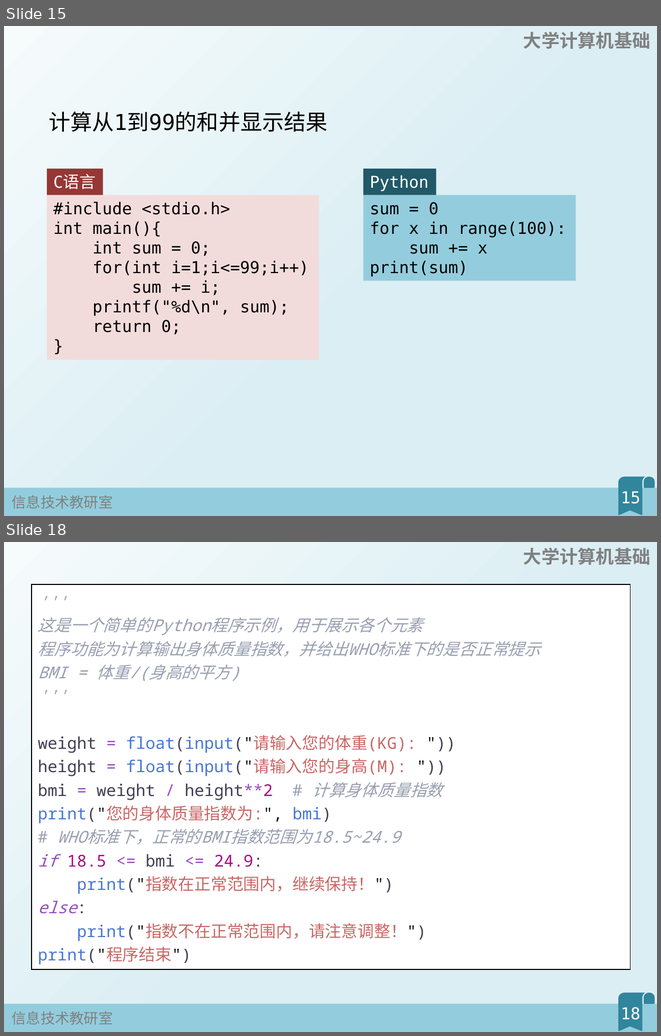
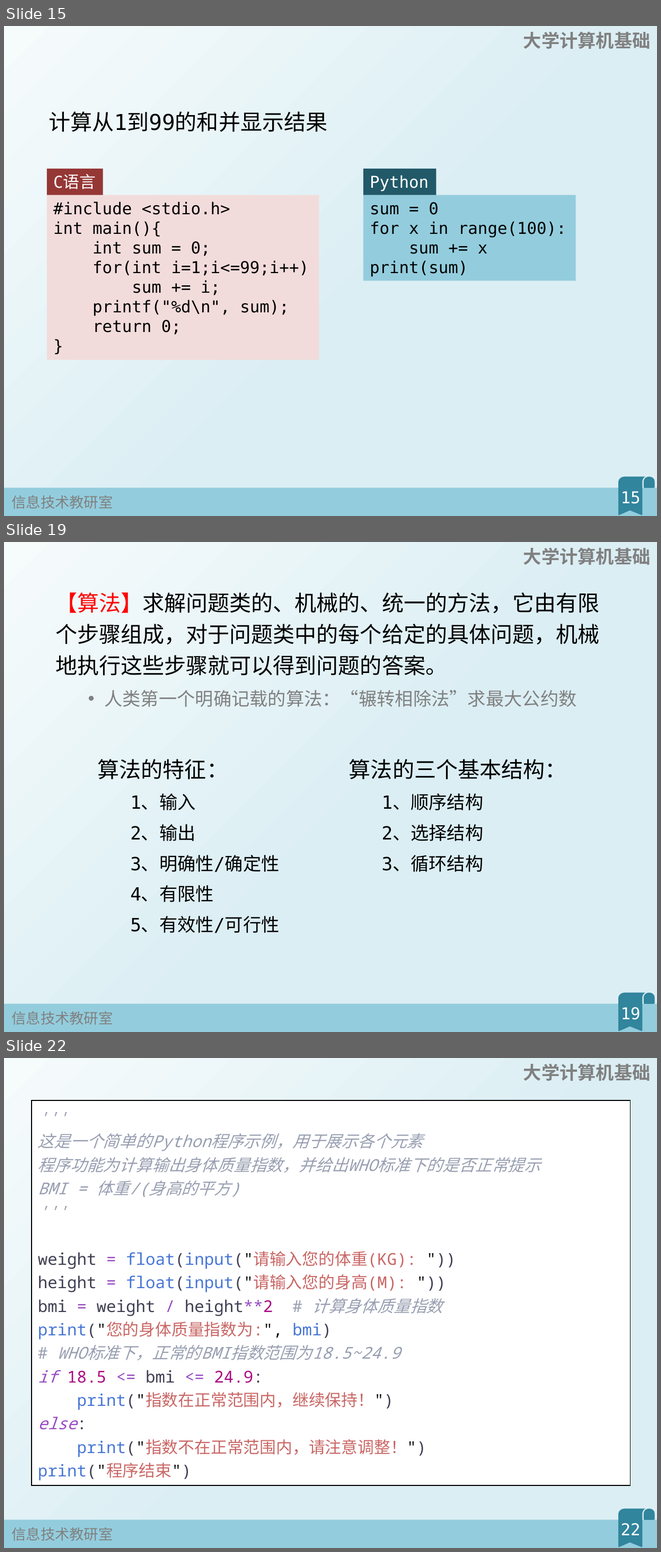
Before and after one commit to fjzfmxd/-, a slide deck: 1Python基本元素/幻灯片.pptx. Shown one above the other, each under a label of ours: slides 15 and 18 before the commit, slides 15, 19 and 22 after it; the slides between them are not shown. The pictures are 661x1036 and 661x1552 pixels, drawn with LibreOffice and Linux fonts; fonts in the diff are those of the drawing. Boxes give left, top, right and bottom in pixels: in the first picture for what was removed or moved away, otherwise in the second. Text is boxed around its words. In the diff, an @@ line names an element or a change of style, - is before the commit and + after.

```diff
--- a/1Python基本元素/幻灯片.pptx
+++ b/1Python基本元素/幻灯片.pptx
@@ slide 19 added at [4,542,657,1032], background gradient #F6FBFC to #DBEEF4; not listed: 4 template elements that a slide beside it also shows @@
@@ text added at [55,592,600,707], 24 pt, text #000000 @@
+【算法】求解问题类的、机械的、统一的方法，它由有限个步骤组成，对于问题类中的每个给定的具体问题，机械地执行这些步骤就可以得到问题的答案。
+  • 人类第一个明确记载的算法：“辗转相除法”求最大公约数
@@ text added at [98,759,279,933], 20 pt, text #000000 @@
+算法的特征：
+  1、输入
+  2、输出
+  3、明确性/确定性
+  4、有限性
+  5、有效性/可行性
@@ text added at [349,759,567,872], 20 pt, text #000000 @@
+算法的三个基本结构：
+  1、顺序结构
+  2、选择结构
+  3、循环结构
@@ page number added at [621,1007,641,1020], 18 pt, text #FFFFFF @@
+19
@@ what was slide 18 is now slide 22 @@
@@ page number at [621,1523,641,1535]: text changed @@
-18
+22
```
Also in this commit, not shown: 11 slides changed, 6 other slides added, 2 slides removed, 5 other files.
